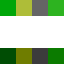
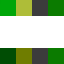
Comparing the layer stacks of the two 64 × 64 images. Changes:
painted on "Layer 5" over (x1=32, y1=0, x2=64, y2=16)
